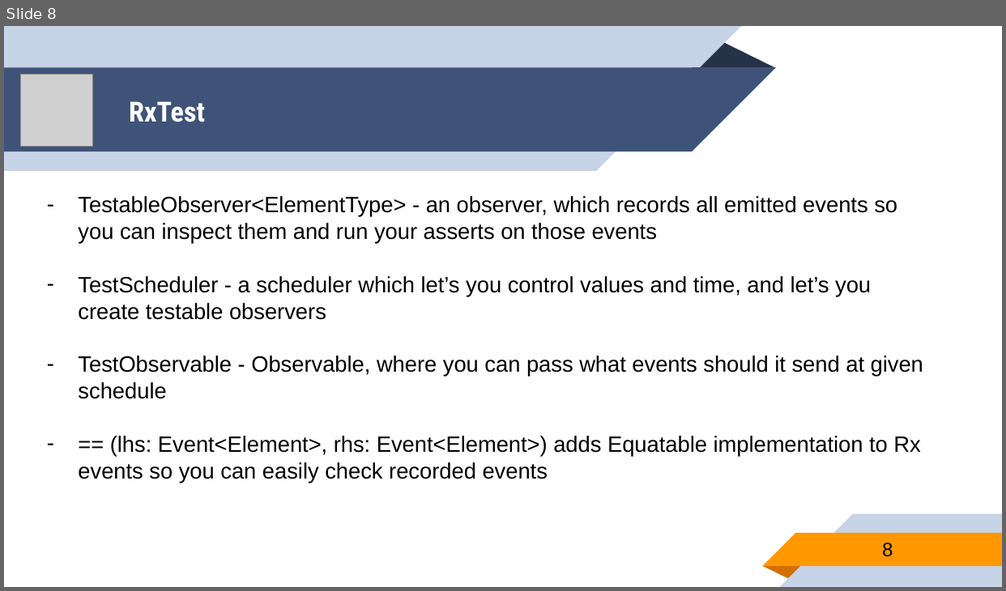
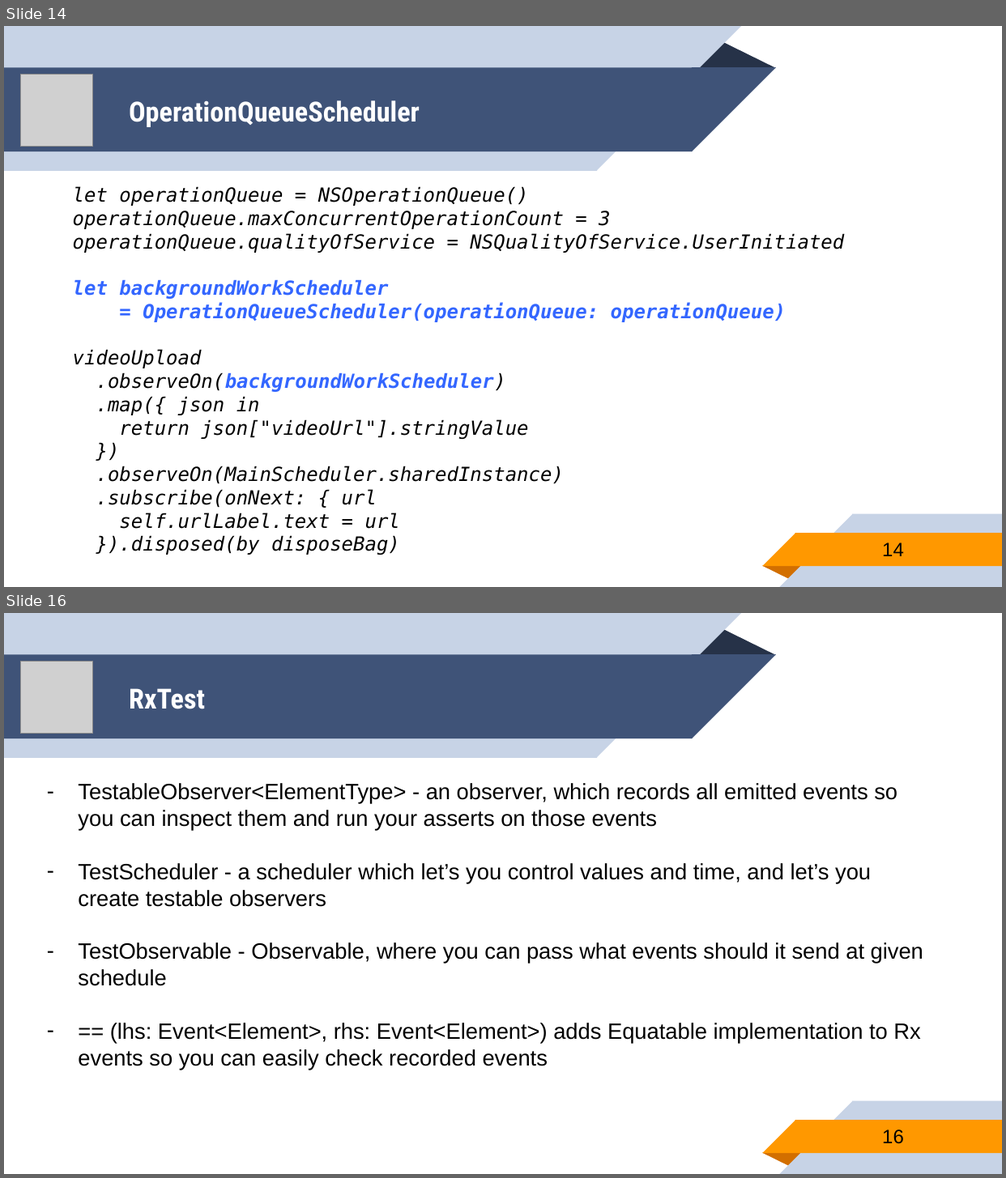
Before and after one commit to younghwankim/RxSwiftClass, a slide deck: AdvancedRxSwift/day5/AdvancedRxSwift5.pptx. Shown one above the other, each under a label of ours: slide 8 before the commit, slides 14 and 16 after it; the slides between them are not shown. The pictures are 1006x591 and 1006x1178 pixels, drawn with LibreOffice and Linux fonts; fonts in the diff are those of the drawing; grey boxes stand for pictures. Boxes give left, top, right and bottom in pixels: in the first picture for what was removed or moved away, otherwise in the second. Text is boxed around its words. In the diff, an @@ line names an element or a change of style, - is before the commit and + after.

```diff
--- a/AdvancedRxSwift/day5/AdvancedRxSwift5.pptx
+++ b/AdvancedRxSwift/day5/AdvancedRxSwift5.pptx
@@ slide 14 added at <box>4,26,1002,587</box>, background #FFFFFF; not listed: 10 template elements that a slide beside it also shows @@
@@ picture added at <box>21,74,94,147</box> @@
@@ title added at <box>129,101,420,127</box>, 20 pt, text #FFFFFF, bold @@
+OperationQueueScheduler
@@ text added at <box>73,186,844,555</box>, 14 pt, text #000000, italic @@
+let operationQueue = NSOperationQueue()
+operationQueue.maxConcurrentOperationCount = 3
+operationQueue.qualityOfService = NSQualityOfService.UserInitiated
+let backgroundWorkScheduler
+= OperationQueueScheduler(operationQueue: operationQueue)
+videoUpload
+.observeOn(backgroundWorkScheduler)
+.map({ json in
+return json["videoUrl"].stringValue
+})
+.observeOn(MainScheduler.sharedInstance)
+.subscribe(onNext: { url
+self.urlLabel.text = url
+}).disposed(by disposeBag)
@@ page number added at <box>882,543,904,557</box>, 14 pt, text #000000 @@
+14
@@ what was slide 8 is now slide 16 @@
@@ page number at <box>882,1130,904,1144</box>: text changed @@
-8
+16
```
Also in this commit, not shown: 7 other slides added, 1 other file.
